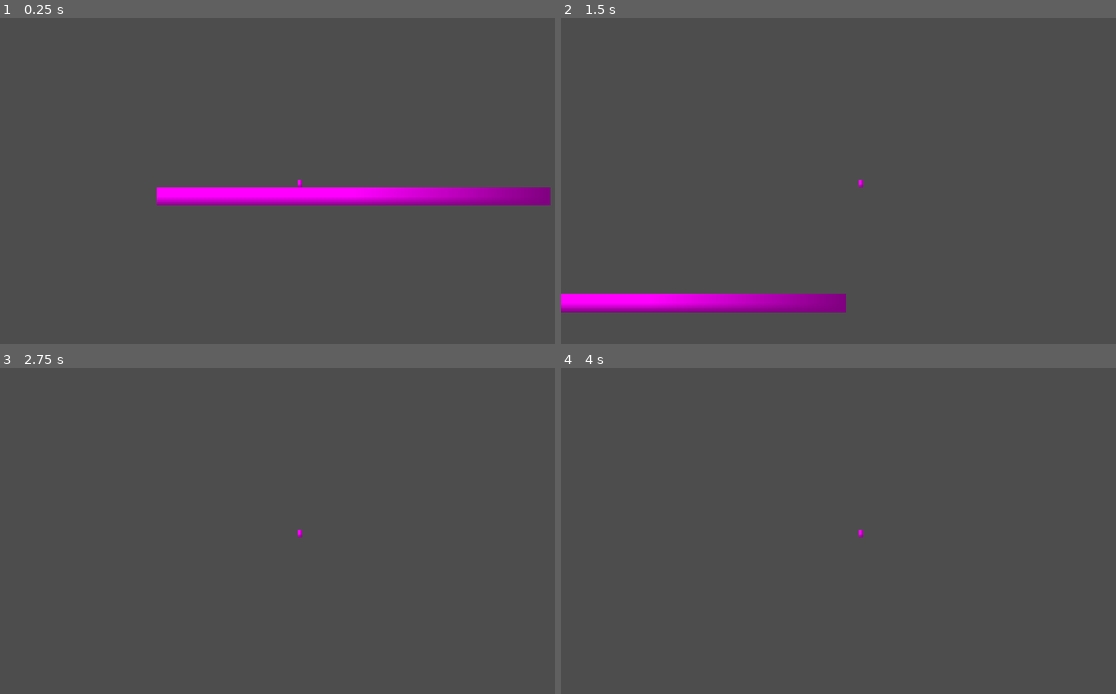
Above: before the commit, frames 1-4 (two rows, left to right).
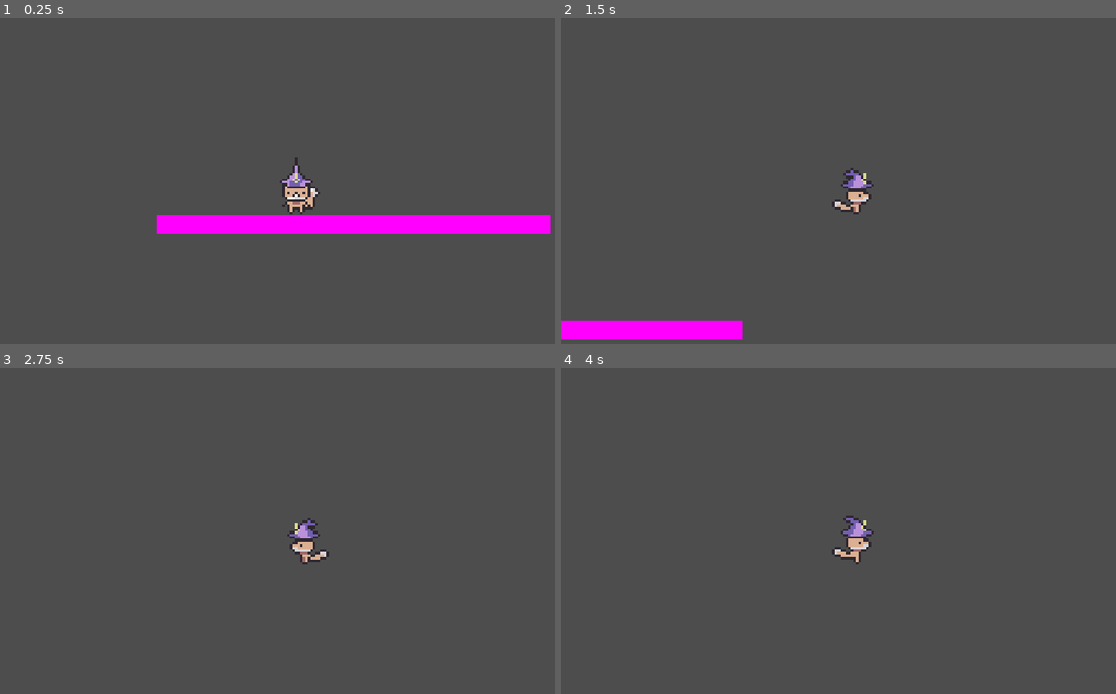
Above: after the commit, the same moments.

Repository: Astral-Scribe/Jame-Gam-Game-Jam-Game
Game: Godot game, scene res://scenes/level.tscn
The game is run twice, just before and just after one commit, with the same random seed, the same clock (stepped at 60 frames per second) and the same inputs.
Inputs (mouse positions are in pixels of both pictures, inside the frame that each line leads up to):
- Up to frame 1 (0.25 s): no input
- Up to frame 2 (1.5 s): tap Enter at 0.5 s; move the mouse to (993, 167) at 0.52 s; hold D (move_right) from 0.53 s (still down); tap Shift (dash) at 0.6 s; click (993, 167) at 0.67 s; tap Space (jump) at 0.77, 0.8, 1.07, 1.35 s; move the mouse to (738, 200) at 1.27 s
- Up to frame 3 (2.75 s): tap Space (jump) at 1.52, 1.82, 2.3 s; tap Shift (dash) at 1.55, 2.1 s; move the mouse to (360, 459) at 2.02 s; release D (move_right) at 2.03 s; hold A (move_left) from 2.03 s (still down)
- Up to frame 4 (4 s): move the mouse to (832, 599) at 2.77 s; release A (move_left) at 2.78 s; hold D (move_right) from 2.78 s (still down); tap Alt at 2.85 s; click (832, 599) at 2.92 s; tap Space (jump) at 3.02, 3.32, 3.77, 3.8 s; tap Shift (dash) at 3.05, 3.6 s; move the mouse to (1038, 583) at 3.52 s

The runs differ from the first frame. In frame 1, 8.3% of the frame differs, in the area x 28-100%, y 42-67%; in frame 2, 5.4%; in frame 3, 0.6%; in frame 4, 0.6%.

Commit message:
improved dash logic (more to work on), and added some animations(more to come)

Diff:
--- a/game/project.godot
+++ b/game/project.godot
@@ -53,6 +53,7 @@
 
 [rendering]
 
+textures/canvas_textures/default_texture_filter=0
 rendering_device/driver.windows="d3d12"
 renderer/rendering_method="gl_compatibility"
 renderer/rendering_method.mobile="gl_compatibility"
--- a/game/scenes/playercontroller.tscn
+++ b/game/scenes/playercontroller.tscn
@@ -1,24 +1,83 @@
 [gd_scene format=3 uid="uid://c3ehi5sridm3b"]
 
 [ext_resource type="Script" uid="uid://c3ppt5rix50k7" path="res://scripts/playermovement.gd" id="1_q6g60"]
+[ext_resource type="Texture2D" uid="uid://dejtj4cguodwy" path="res://assets/playersprites/walkandidle.png" id="2_qltp6"]
 
 [sub_resource type="RectangleShape2D" id="RectangleShape2D_wfsmp"]
-size = Vector2(2, 3)
+size = Vector2(8, 19)
 
-[sub_resource type="PlaceholderTexture2D" id="PlaceholderTexture2D_m5x6i"]
+[sub_resource type="AtlasTexture" id="AtlasTexture_qltp6"]
+atlas = ExtResource("2_qltp6")
+region = Rect2(0, 0, 24, 24)
 
-[node name="CharacterBody2D" type="CharacterBody2D" unique_id=524172200]
+[sub_resource type="AtlasTexture" id="AtlasTexture_w05ij"]
+atlas = ExtResource("2_qltp6")
+region = Rect2(24, 0, 24, 24)
+
+[sub_resource type="AtlasTexture" id="AtlasTexture_7qyo8"]
+atlas = ExtResource("2_qltp6")
+region = Rect2(48, 0, 24, 24)
+
+[sub_resource type="AtlasTexture" id="AtlasTexture_jwhlx"]
+atlas = ExtResource("2_qltp6")
+region = Rect2(72, 0, 24, 24)
+
+[sub_resource type="AtlasTexture" id="AtlasTexture_sin08"]
+atlas = ExtResource("2_qltp6")
+region = Rect2(96, 0, 24, 24)
+
+[sub_resource type="AtlasTexture" id="AtlasTexture_sulk2"]
+atlas = ExtResource("2_qltp6")
+region = Rect2(120, 0, 24, 24)
+
+[sub_resource type="AtlasTexture" id="AtlasTexture_aaehj"]
+atlas = ExtResource("2_qltp6")
+region = Rect2(144, 0, 24, 24)
+
+[sub_resource type="SpriteFrames" id="SpriteFrames_wfsmp"]
+animations = [{
+"frames": [{
+"duration": 1.0,
+"texture": SubResource("AtlasTexture_qltp6")
+}, {
+"duration": 1.0,
+"texture": SubResource("AtlasTexture_w05ij")
+}, {
+"duration": 1.0,
+"texture": SubResource("AtlasTexture_7qyo8")
+}],
+"loop": 1,
+"name": &"idle",
+"speed": 6.0
+}, {
+"frames": [{
+"duration": 1.0,
+"texture": SubResource("AtlasTexture_jwhlx")
+}, {
+"duration": 1.0,
+"texture": SubResource("AtlasTexture_sin08")
+}, {
+"duration": 1.0,
+"texture": SubResource("AtlasTexture_sulk2")
+}, {
+"duration": 1.0,
+"texture": SubResource("AtlasTexture_aaehj")
+}],
+"loop": 1,
+"name": &"walk",
+"speed": 5.0
+}]
+
+[node name="Player" type="CharacterBody2D" unique_id=524172200]
 script = ExtResource("1_q6g60")
 
-[node name="CollisionShape2D" type="CollisionShape2D" parent="." unique_id=574535359]
+[node name="PlayerJumpCollision" type="CollisionShape2D" parent="." unique_id=574535359]
+position = Vector2(-2, 2.5)
 shape = SubResource("RectangleShape2D_wfsmp")
-
-[node name="Sprite2D" type="Sprite2D" parent="." unique_id=540095587]
-position = Vector2(4.7683716e-07, 0)
-scale = Vector2(1.9999994, 2.9999998)
-texture = SubResource("PlaceholderTexture2D_m5x6i")
-
-[node name="StaticBody2D" type="StaticBody2D" parent="." unique_id=775408184]
 
 [node name="Camera2D" type="Camera2D" parent="." unique_id=1886191754]
 zoom = Vector2(5, 5)
+
+[node name="PlayerAnimator" type="AnimatedSprite2D" parent="." unique_id=569411277]
+sprite_frames = SubResource("SpriteFrames_wfsmp")
+animation = &"walk"
--- a/game/scripts/playermovement.gd
+++ b/game/scripts/playermovement.gd
@@ -5,12 +5,14 @@
 const jump_velocity: float = -400.0
 var dash_amount: int = 1
 var dashes_used: int = 0
-const dash_velocity: float = 500
-const dash_cooldown_duration: float = 0.5
+const dash_velocity: float = 500.0
+const dash_cooldown_duration: float = 0.1
 var dash_cooldown_timer: float = 0.0
 const coyote_time_duration: float = 0.15
 var coyote_timer: float = 0.0
+@onready var animated_sprite: AnimatedSprite2D = $PlayerAnimator
 
+var is_dashing: bool = false
 
 func _physics_process(delta: float) -> void:
 	if not is_on_floor():
@@ -23,15 +25,41 @@
 	if Input.is_action_just_pressed("jump") and (is_on_floor() or coyote_timer > 0.0):
 		velocity.y = jump_velocity
 		coyote_timer = 0.0
+
 	var direction: float = Input.get_axis("move_left", "move_right")
+
+	if dash_cooldown_timer <= 0.0 or direction == 0.0:
+		is_dashing = false
+
 	if direction != 0.0:
+		animated_sprite.flip_h = (direction < 0.0)
+
 		if Input.is_action_just_pressed("dash") and (dashes_used < dash_amount) and dash_cooldown_timer <= 0.0:
 			velocity.x = direction * dash_velocity
 			dashes_used += 1
 			dash_cooldown_timer = dash_cooldown_duration
+			is_dashing = true
 		else:
-			velocity.x = direction * speed
+			if not is_dashing:
+				velocity.x = direction * speed
 	else:
 		velocity.x = move_toward(velocity.x, 0.0, speed)
+
 	move_and_slide()
 	dash_cooldown_timer -= delta
+
+	update_animatioons(direction)
+
+func update_animatioons(direction: float) -> void:
+	if is_dashing:
+		animated_sprite.play("dash")
+	elif not is_on_floor():
+		if velocity.y < 0.0:
+			animated_sprite.play("jump")
+		else:
+			animated_sprite.play("fall")
+	else:
+		if direction != 0.0:
+			animated_sprite.play("walk")
+		else:
+			animated_sprite.play("idle")
Binary file added: game/assets/playersprites/walkandidle.png
Not shown, added: game/assets/playersprites/walkandidle.png.import
